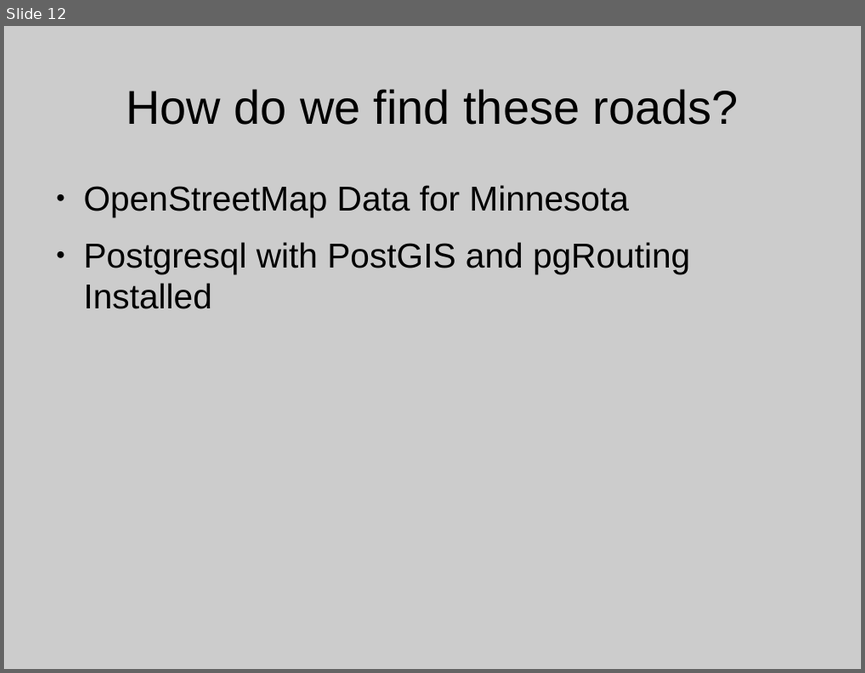
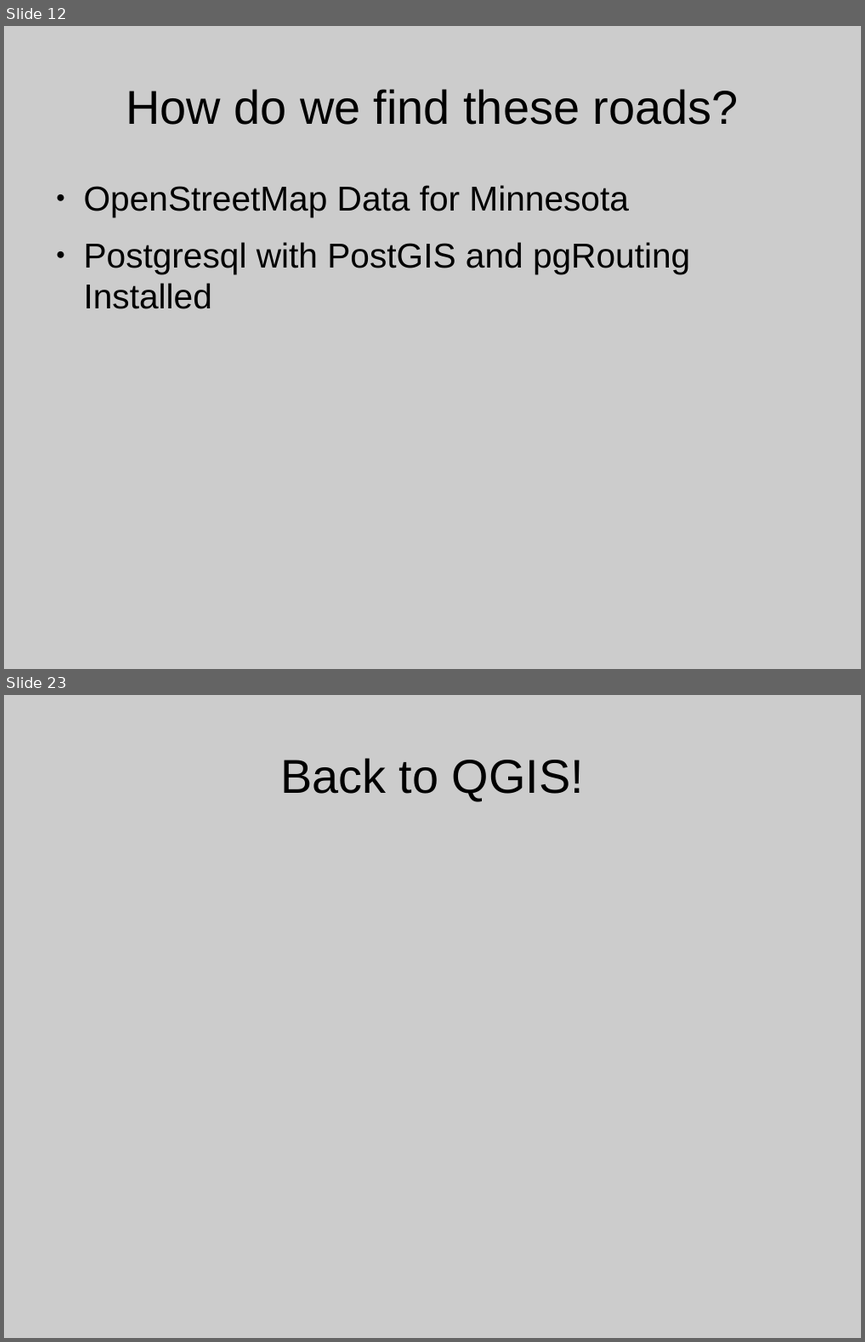
Before and after one commit to theduckylittle/routing-for-fun, a slide deck: UMGEOCON Presentation.odp. Shown one above the other, each under a label of ours: slide 12 before the commit, slides 12 and 23 after it; the slides between them are not shown. The pictures are 865x673 and 865x1342 pixels, drawn with LibreOffice and Linux fonts; fonts in the diff are those of the drawing; background and template pictures are left out. Boxes give left, top, right and bottom in pixels: in the first picture for what was removed or moved away, otherwise in the second. Text is boxed around its words. In the diff, an @@ line names an element or a change of style, - is before the commit and + after.

```diff
--- a/UMGEOCON Presentation.odp
+++ b/UMGEOCON Presentation.odp
@@ slide 23 added at [4, 695, 861, 1338], background #CCCCCC @@
@@ title added at [280, 758, 584, 801], 44 pt, text #000000 @@
+Back to QGIS!
```
Also in this commit, not shown: 11 other slides added, 1 slide removed, 1 other file.
